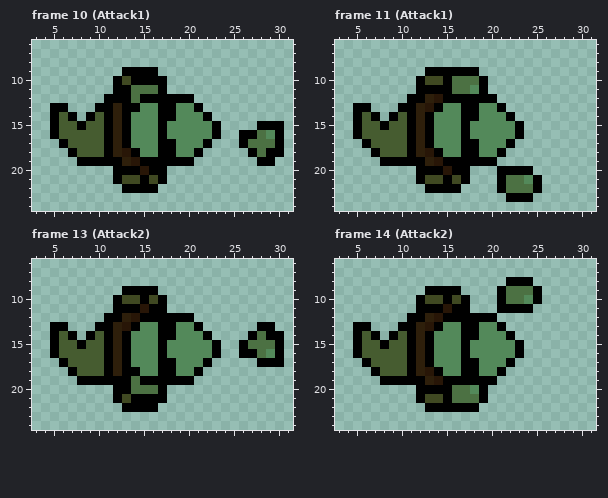
Pixel-art file -- assets/sprites/gex_full_body.aseprite. The picture above is the old version.
32x32 pixels, 16 frames. Shown: frame 10 (Attack1): x 3..31, y 6..24; frame 11 (Attack1): x 3..31, y 6..24; frame 13 (Attack2): x 3..31, y 6..24; frame 14 (Attack2): x 3..31, y 6..24.
Now the later version:
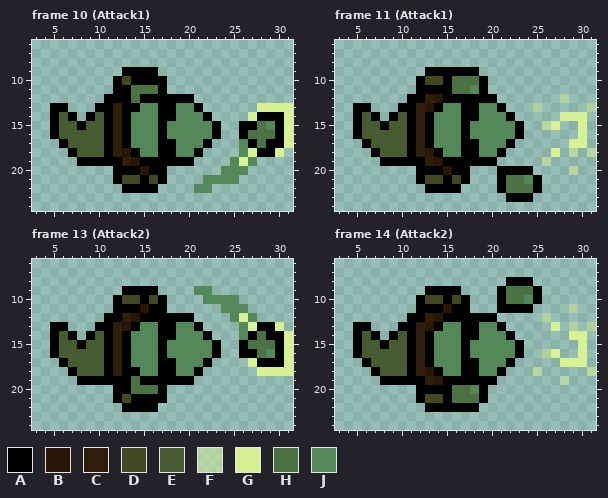
Palette (. is transparent): A #000000  B #281607  C #2e1f0b  D #404922  E #465c30  F #d7f2947d  G #d7f294  H #4c7143  J #53895a
The edit:
--- frame 10 (Attack1), layer "Arms"
@@ x 19..31 @@
 12 AA...........
-13 JJA..........
-14 JJJA.........
-15 JJJJA....AAA.
-16 JJJJA..AAHJA.
-17 JJJA...AHHHA.
-18 JJA.....AHAA.
-19 AA.......AA..
-20 .............
-21 .............
-22 .............
+13 JJA......GGGG
+14 JJJA....GAAAG
+15 JJJJA..AAHJAG
+16 JJJJA..AHHHAG
+17 JJJA...JAHAAG
+18 JJA....JGAAG.
+19 AA....JGJ....
+20 .....JJJ.....
+21 ...JJJJ......
+22 ..JJ.........
 23 .............
--- frame 11 (Attack1), layer "Arms"
@@ x 23..31 @@
 11 .........
-12 .........
-13 .........
-14 .........
-15 A........
-16 A........
-17 .........
-18 .........
-19 .........
-20 AA.......
+12 .....F...
+13 ..F.....F
+14 .....GGG.
+15 A..FG..G.
+16 A......G.
+17 ......GG.
+18 ....G.F.F
+19 ...F.....
+20 AA....F..
 21 HJA......
--- frame 13 (Attack2), layer "Arms"
@@ x 19..31 @@
  8 .............
- 9 .............
-10 .............
-11 .............
-12 AA...........
-13 JJA......AA..
-14 JJJA....AHAA.
-15 JJJJA..AHHHA.
-16 JJJJA..AAHJA.
-17 JJJA.....AAA.
-18 JJA..........
+ 9 ..JJ.........
+10 ...JJJJ......
+11 .....JJJ.....
+12 AA....JGJ....
+13 JJA....JGAAG.
+14 JJJA...JAHAAG
+15 JJJJA..AHHHAG
+16 JJJJA..AAHJAG
+17 JJJA....GAAAG
+18 JJA......GGGG
 19 AA...........
--- frame 14 (Attack2), layer "Arms"
@@ x 23..31 @@
 10 HJA......
-11 AA.......
-12 .........
-13 .........
-14 .........
-15 A........
-16 A........
-17 .........
-18 .........
-19 .........
+11 AA....F..
+12 ...F.....
+13 ....G.F.F
+14 ......GG.
+15 A......G.
+16 A..FG..G.
+17 .....GGG.
+18 ..F.....F
+19 .....F...
 20 .........
Changed places in both pictures, as pixel boxes (x1, y1, x2, y2):
changed: (194, 103, 293, 193)
added: (533, 94, 596, 175)
added: (194, 286, 293, 376)
added: (533, 304, 596, 385)
